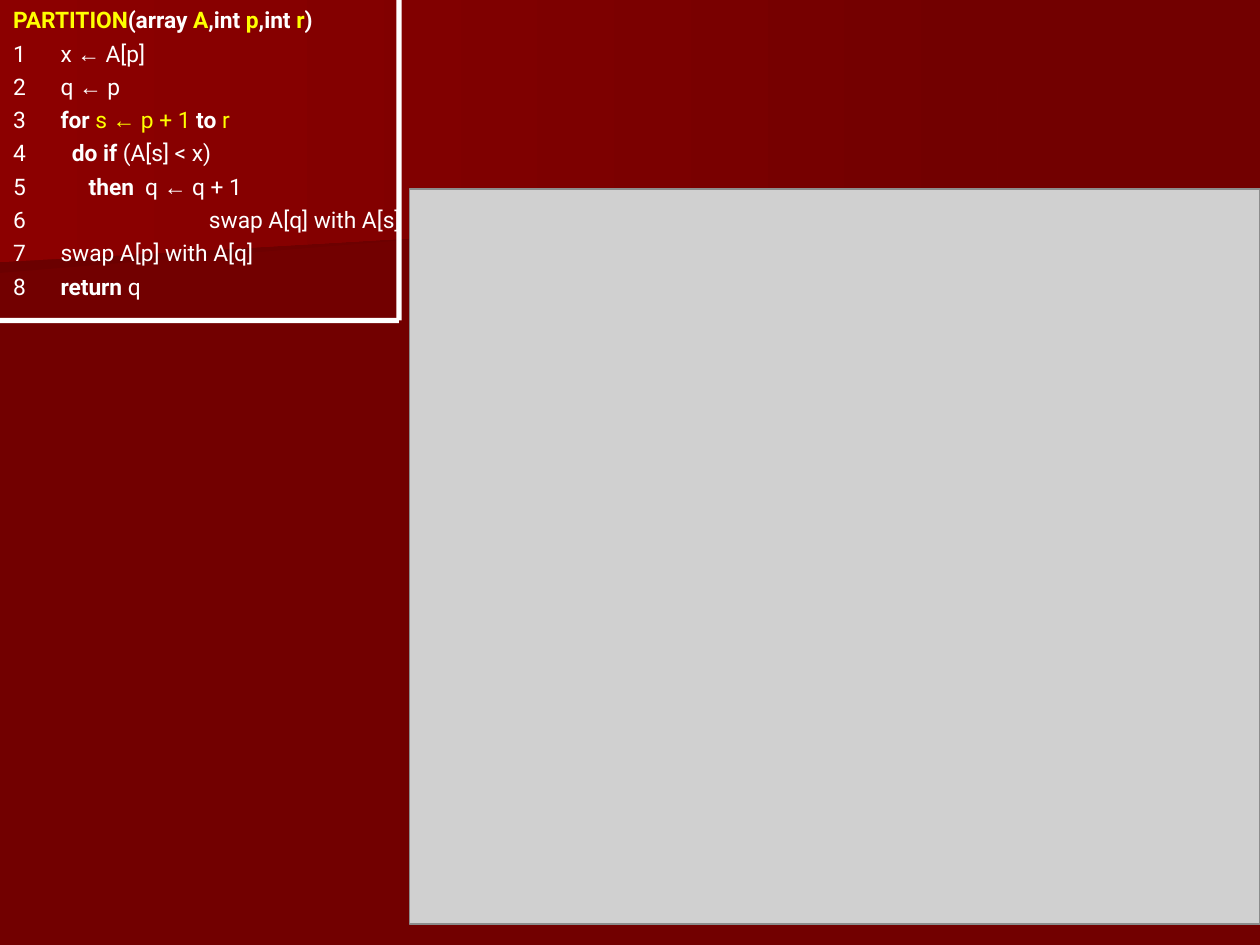
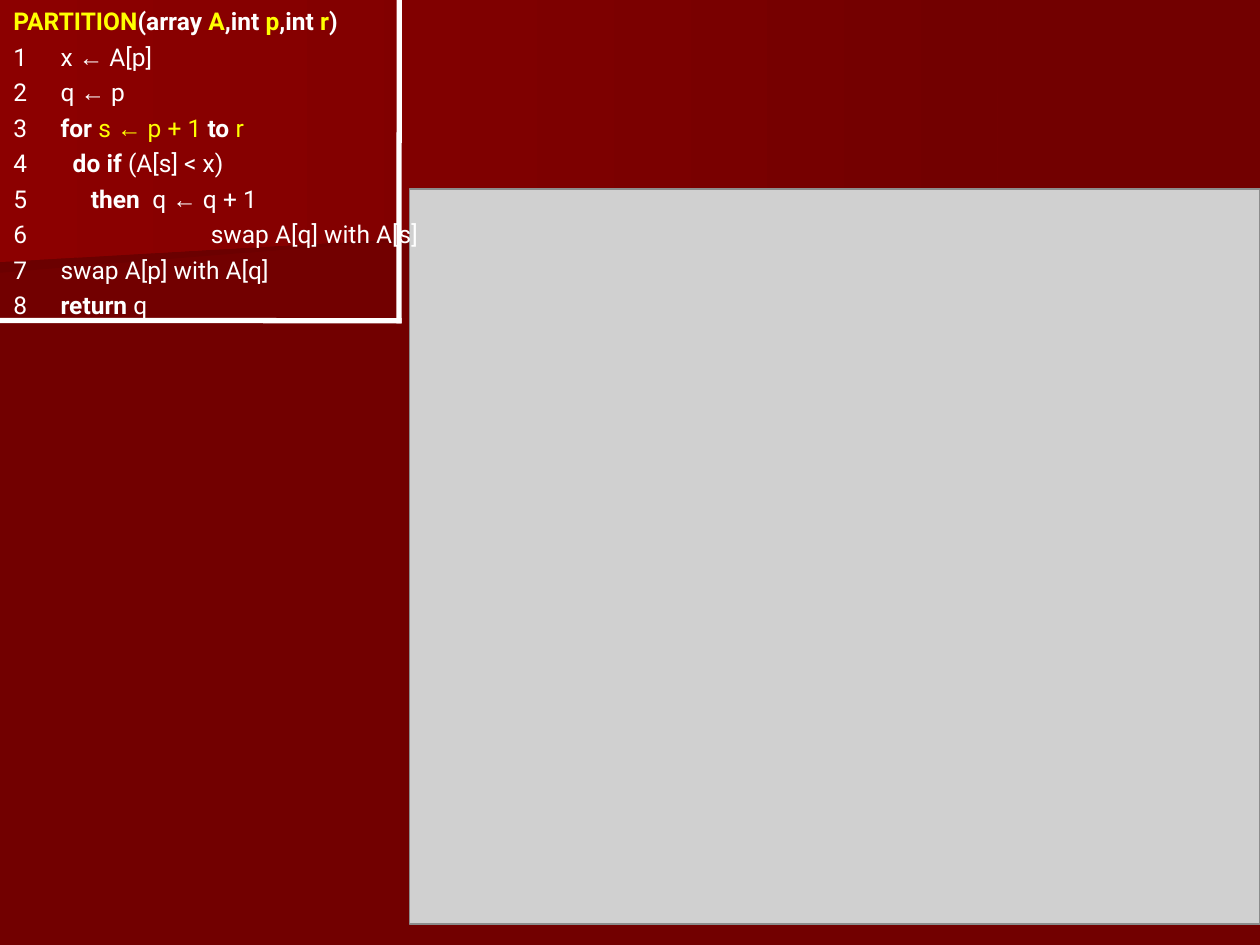
Before and after one commit to iffishells/design-analysis-and-algorithm, a slide deck: slide 7 of resoureces/8-Quick+Sort.ppt. Drawn at 1260x945 pixels with LibreOffice and Linux fonts; fonts in the diff are those of the drawing; grey boxes stand for pictures. Boxes give left, top, right and bottom in pixels: in the first picture for what was removed or moved away, otherwise in the second. Text is boxed around its words. In the diff, an @@ line names an element or a change of style, - is before the commit and + after.

```diff
--- a/resoureces/8-Quick+Sort.ppt
+++ b/resoureces/8-Quick+Sort.ppt
@@ text "PARTITION(array A,int p,int r)" at [13, 11, 418, 320]: size 12.9 to 14 pt; indent changed @@
@@ freeform shape at [0, 127, 982, 272]: outline redrawn @@
```
Also in this commit, not shown: 28 other slides changed, 19 other files.
